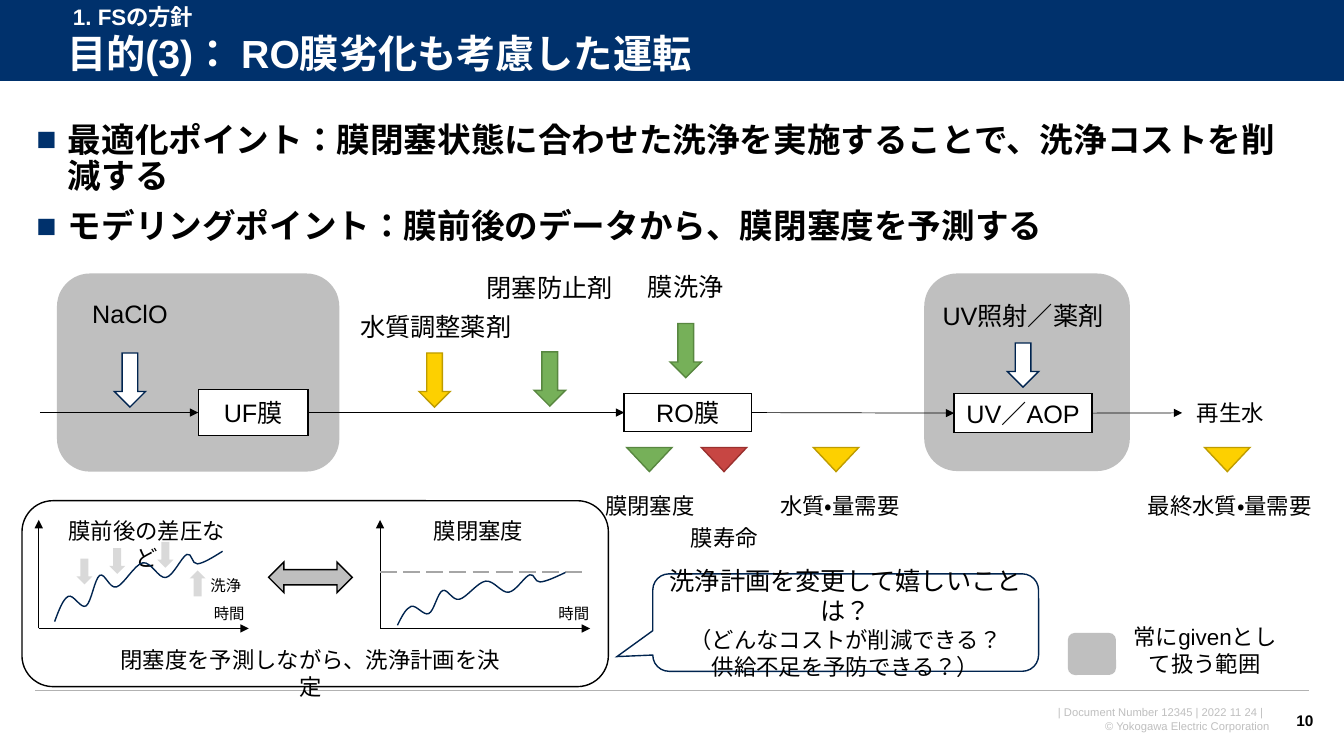
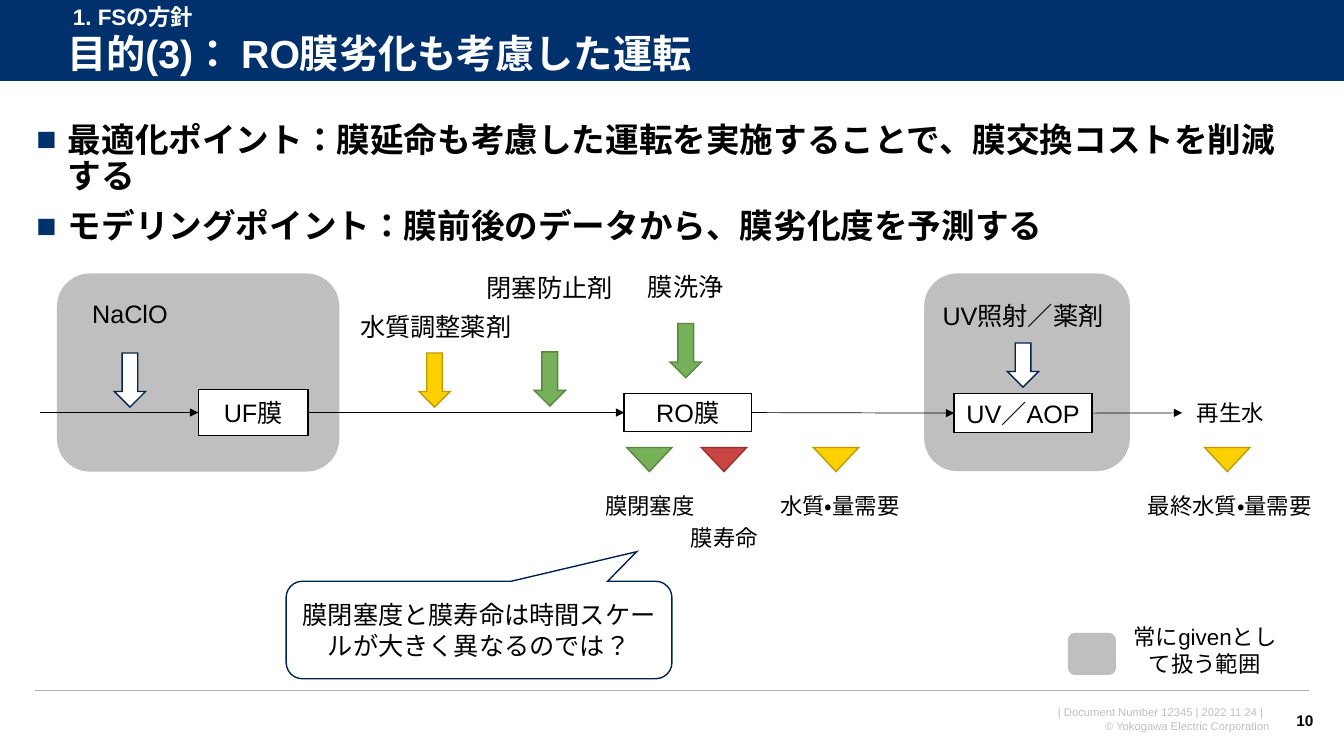
Before and after one commit to watarukumagai-git/opt, a slide deck: slide 10 of Reuse_Water/221124_米国再生水NAWI RO膜解析・最適化FS相談_rev.0.pptx. Drawn at 1344x756 pixels with LibreOffice and Linux fonts; fonts in the diff are those of the drawing; background and template pictures are left out. Boxes give left, top, right and bottom in pixels: in the first picture for what was removed or moved away, otherwise in the second. Text is boxed around its words. In the diff, an @@ line names an element or a change of style, - is before the commit and + after.

```diff
--- a/Reuse_Water/221124_米国再生水NAWI RO膜解析・最適化FS相談_rev.0.pptx
+++ b/Reuse_Water/221124_米国再生水NAWI RO膜解析・最適化FS相談_rev.0.pptx
@@ text at bbox=[68, 123, 1275, 241]: text changed @@
-■ 最適化ポイント：膜閉塞状態に合わせた洗浄を実施することで、洗浄コストを削減する
-■ モデリングポイント：膜前後のデータから、膜閉塞度を予測する
+■ 最適化ポイント：膜延命も考慮した運転を実施することで、膜交換コストを削減する
+■ モデリングポイント：膜前後のデータから、膜劣化度を予測する
@@ rounded rectangle removed at bbox=[22, 501, 609, 687] @@
@@ arrow removed from (38, 629) to (38, 520) @@
@@ text removed at bbox=[69, 520, 225, 571] @@
-膜前後の差圧など
@@ arrow removed from (380, 629) to (380, 520) @@
@@ text removed at bbox=[434, 520, 523, 541] @@
-膜閉塞度
@@ freeform shape removed at bbox=[54, 552, 223, 622] @@
@@ down arrow removed at bbox=[77, 559, 93, 585] @@
@@ down arrow removed at bbox=[109, 548, 125, 575] @@
@@ down arrow removed at bbox=[157, 542, 173, 569] @@
@@ left right arrow removed at bbox=[268, 563, 352, 593] @@
@@ down arrow removed at bbox=[190, 571, 206, 597] @@
@@ text removed at bbox=[210, 578, 241, 592] @@
-洗浄
@@ rounded speech box "膜閉塞度と膜寿命は時間スケールが大きく異なるのでは？": place and size @@
-rounded speech box "膜閉塞度と膜寿命は時間スケールが大きく異なるのでは？" at bbox=[653, 574, 1040, 671]
+rounded speech box "膜閉塞度と膜寿命は時間スケールが大きく異なるのでは？" at bbox=[286, 582, 673, 680]
@@ rounded speech box "膜閉塞度と膜寿命は時間スケールが大きく異なるのでは？" at bbox=[286, 582, 673, 680]: proportions changed @@
@@ line removed from (380, 572) to (584, 572) @@
@@ freeform shape removed at bbox=[397, 573, 566, 625] @@
@@ arrow removed from (38, 629) to (249, 629) @@
@@ text removed at bbox=[214, 606, 245, 621] @@
-時間
@@ text in rounded speech box at bbox=[303, 602, 656, 657]: text changed; size 16 to 18 pt @@
-洗浄計画を変更して嬉しいことは？
-（どんなコストが削減できる？
-供給不足を予防できる？）
+膜閉塞度と膜寿命は時間スケールが大きく異なるのでは？
@@ arrow removed from (380, 629) to (590, 629) @@
@@ text removed at bbox=[558, 606, 589, 621] @@
-時間
@@ text removed at bbox=[121, 649, 500, 670] @@
-閉塞度を予測しながら、洗浄計画を決定
```
Also in this commit, not shown: 7 other slides changed, 2 slides added, 1 other file.
